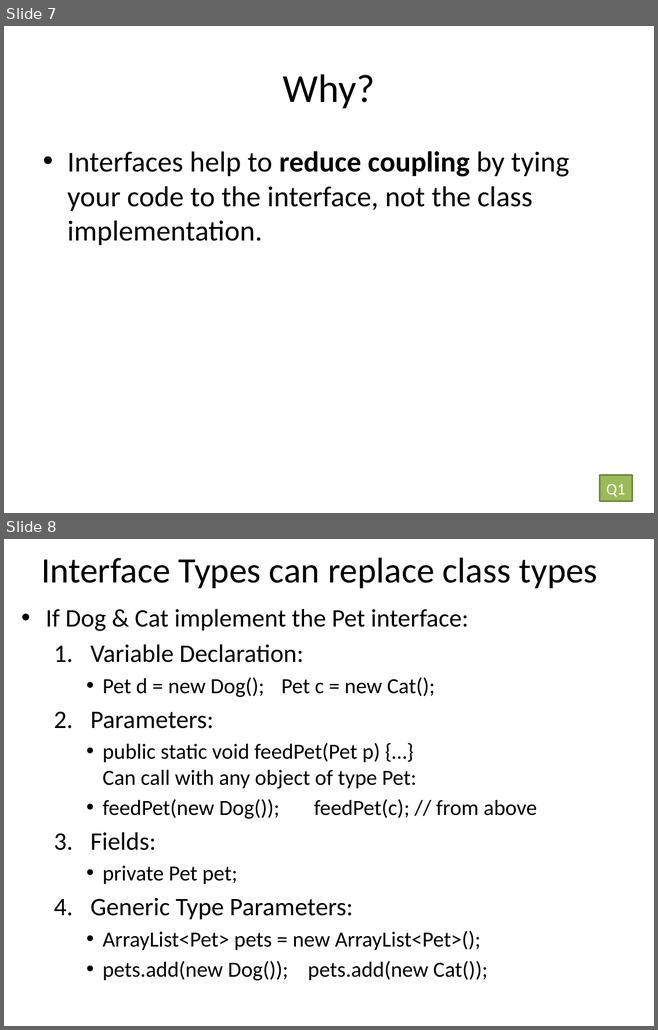
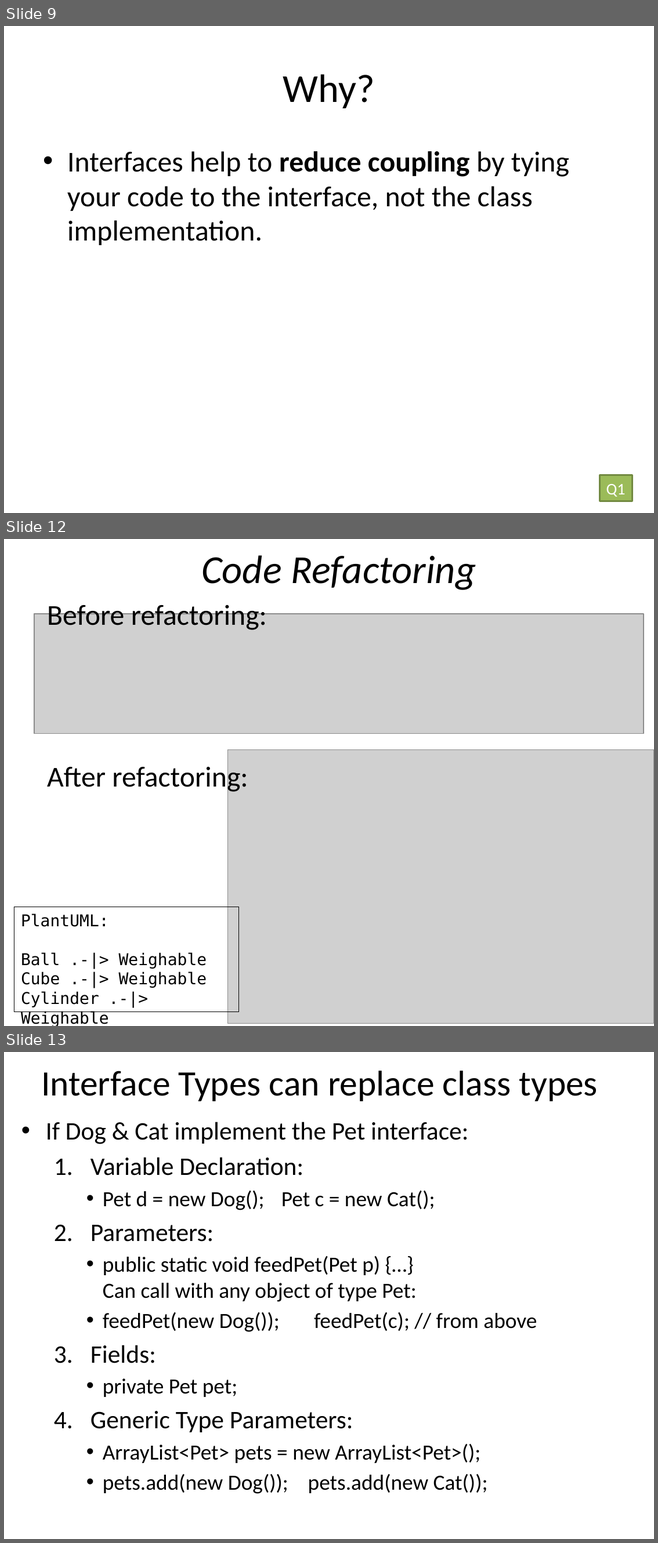
Before and after one commit to RHIT-CSSE/csse220, a slide deck: ClassMaterials/Interfaces/Slides/Interfaces.pptx. Shown one above the other, each under a label of ours: slides 7 and 8 before the commit, slides 9, 12 and 13 after it; the slides between them are not shown. The pictures are 658x1030 and 658x1543 pixels, drawn with LibreOffice and Linux fonts; fonts in the diff are those of the drawing; grey boxes stand for pictures. Boxes give left, top, right and bottom in pixels: in the first picture for what was removed or moved away, otherwise in the second. Text is boxed around its words. In the diff, an @@ line names an element or a change of style, - is before the commit and + after.

```diff
--- a/ClassMaterials/Interfaces/Slides/Interfaces.pptx
+++ b/ClassMaterials/Interfaces/Slides/Interfaces.pptx
@@ slide 12 added at <box>4,539,654,1026</box>, background #FFFFFF @@
@@ title added at <box>201,555,476,590</box>, 44 pt, text #000000, italic @@
+Code Refactoring
@@ text added at <box>47,601,267,794</box>, 32 pt, text #000000 @@
+Before refactoring:
+After refactoring:
@@ picture added at <box>34,614,643,734</box> @@
@@ picture added at <box>227,750,654,1024</box> @@
@@ rectangle added at <box>14,907,238,1012</box>, outline #000000 0.75 pt, 18 pt, text #000000 @@
+PlantUML:
+Ball .-|> Weighable
+Cube .-|> Weighable
+Cylinder .-|> Weighable
@@ what was slide 7 is now slide 9 @@
@@ what was slide 8 is now slide 13 @@
```
Also in this commit, not shown: 1 slide changed, 4 other slides added, 3 slides removed, 3 other files.
